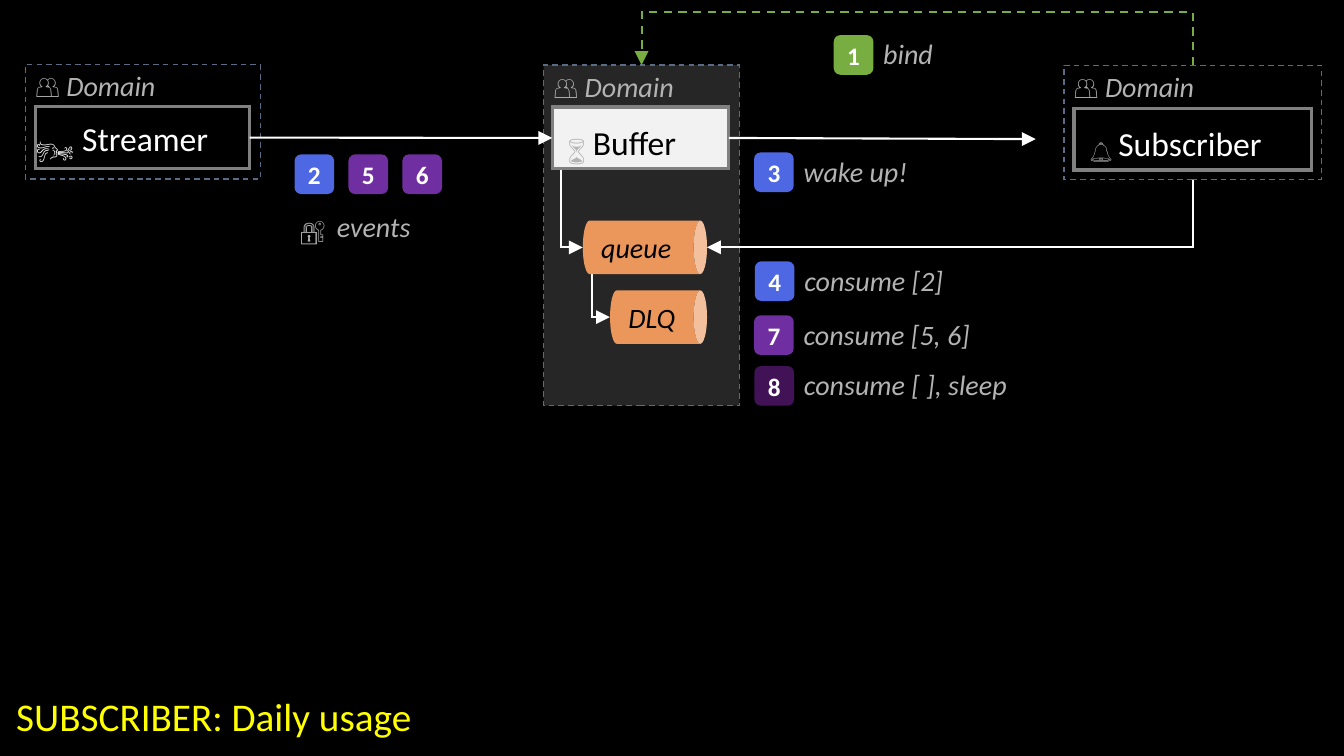
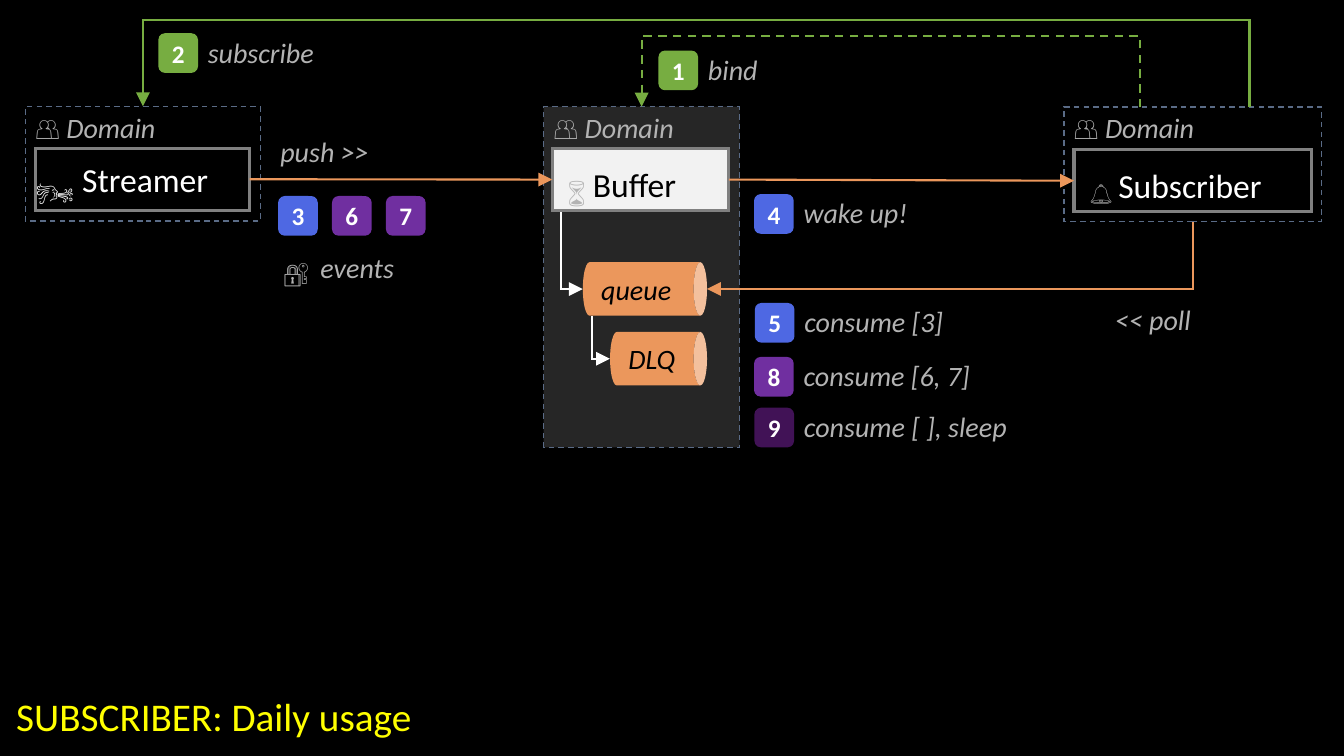
Before and after one commit to pollyweb-org/pollyweb-docs, a slide deck: slide 7 of 4 ⚙️ Solution/40 👥 Domains/41 📨 Comms/.📎 Assets/📨 .pptx. Drawn at 1344x756 pixels with LibreOffice and Linux fonts; fonts in the diff are those of the drawing. Boxes give left, top, right and bottom in pixels: in the first picture for what was removed or moved away, otherwise in the second. Text is boxed around its words. In the diff, an @@ line names an element or a change of style, - is before the commit and + after.

```diff
--- a/4 ⚙️ Solution/40 👥 Domains/41 📨 Comms/.📎 Assets/📨 .pptx
+++ b/4 ⚙️ Solution/40 👥 Domains/41 📨 Comms/.📎 Assets/📨 .pptx
@@ elbow arrow added from (1250, 108) to (143, 107), #77AD41 1.5 pt @@
@@ rounded rectangle "2": place and size @@
-rounded rectangle "2" at <box>294,154,334,194</box>
+rounded rectangle "2" at <box>158,33,198,73</box>
@@ rounded rectangle "2" at <box>158,33,198,73</box>: fill #4E68E3 to #77AD41 @@
@@ text added at <box>208,43,314,63</box>, 20 pt, text #B3B3B3, italic @@
+subscribe
@@ elbow arrow moved from (1193, 66) - (642, 66) to (1140, 108) - (642, 107) @@
@@ rounded rectangle "1": place and size @@
-rounded rectangle "1" at <box>834,35,873,75</box>
+rounded rectangle "1" at <box>658,50,698,90</box>
@@ text "bind": place and size @@
-text "bind" at <box>883,44,933,64</box>
+text "bind" at <box>708,60,758,80</box>
@@ text added at <box>280,142,334,167</box>, 20 pt, text #B3B3B3, italic @@
+push >>
@@ 6 rectangles, 5 texts, 2 cylinders, 2 elbow arrows, 1 arrow: place and size @@
-6 rectangles, 5 texts, 2 cylinders, 2 elbow arrows, 1 arrow at <box>25,65,1322,406</box>
+6 rectangles, 5 texts, 2 cylinders, 2 elbow arrows, 1 arrow at <box>25,107,1322,448</box>
@@ arrow (250, 179) - (553, 179): stroke #FFFFFF 1.5 pt to #EB975C 1.5 pt @@
@@ arrow moved from (729, 138) - (1036, 139) to (729, 179) - (1075, 180) @@
@@ arrow (729, 179) - (1075, 180): stroke #FFFFFF 1.5 pt to #EB975C 1.5 pt @@
@@ rounded rectangle "3": place and size @@
-rounded rectangle "3" at <box>754,152,793,192</box>
+rounded rectangle "3" at <box>278,196,318,235</box>
@@ rounded rectangle "6": place and size @@
-rounded rectangle "6" at <box>402,154,442,194</box>
+rounded rectangle "6" at <box>332,196,371,235</box>
@@ rounded rectangle "7": place and size @@
-rounded rectangle "7" at <box>754,316,793,355</box>
+rounded rectangle "7" at <box>386,196,425,235</box>
@@ rounded rectangle "4": place and size @@
-rounded rectangle "4" at <box>755,261,795,300</box>
+rounded rectangle "4" at <box>754,195,793,234</box>
@@ elbow arrow moved from (1193, 179) - (707, 247) to (1193, 222) - (707, 289) @@
@@ elbow arrow (1193, 222) - (707, 289): stroke #FFFFFF 1.5 pt to #EB975C 1.5 pt @@
@@ text "🔐": place and size @@
-text "🔐" at <box>290,211,356,251</box>
+text "🔐" at <box>274,252,340,292</box>
@@ text "events": place and size @@
-text "events" at <box>337,219,411,237</box>
+text "events" at <box>320,260,394,278</box>
@@ rounded rectangle "5": place and size @@
-rounded rectangle "5" at <box>349,154,388,194</box>
+rounded rectangle "5" at <box>755,303,795,343</box>
@@ rounded rectangle "5" at <box>755,303,795,343</box>: fill #702FA0 to #4E68E3 @@
@@ text at <box>804,311,943,336</box>: text changed @@
-consume [2]
+consume [3]
@@ text added at <box>1149,310,1191,335</box>, 20 pt, text #B3B3B3, italic @@
+<< poll
@@ rounded rectangle "8": place and size @@
-rounded rectangle "8" at <box>754,366,793,405</box>
+rounded rectangle "8" at <box>754,357,793,396</box>
@@ rounded rectangle "8" at <box>754,357,793,396</box>: fill #411256 to #702FA0 @@
@@ text at <box>804,365,970,390</box>: text changed @@
-consume [5, 6]
+consume [6, 7]
@@ rounded rectangle added at <box>754,407,793,447</box>, fill #411256, 18 pt, text #FFFFFF, bold @@
+9
```
Also in this commit, not shown: 7 other files.
